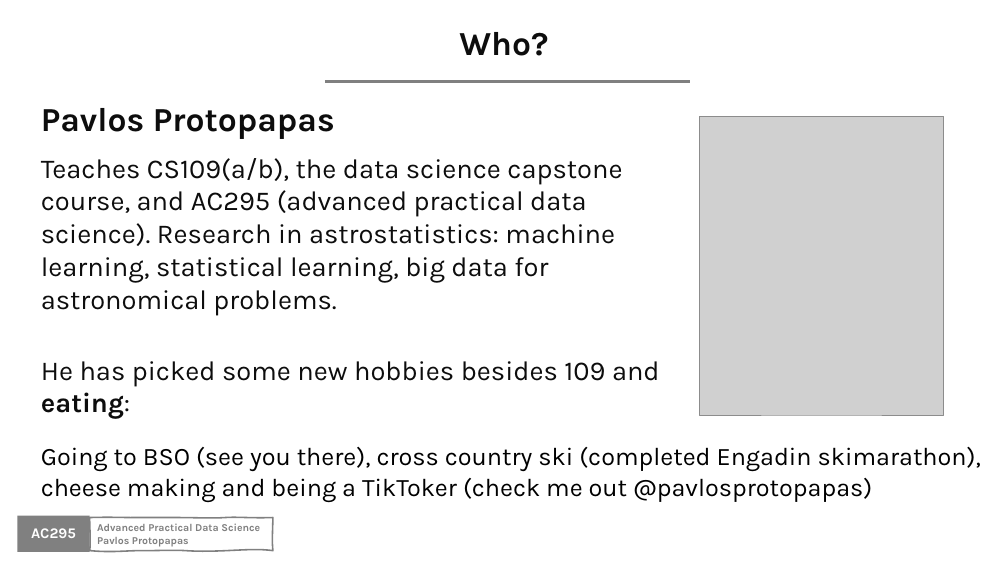
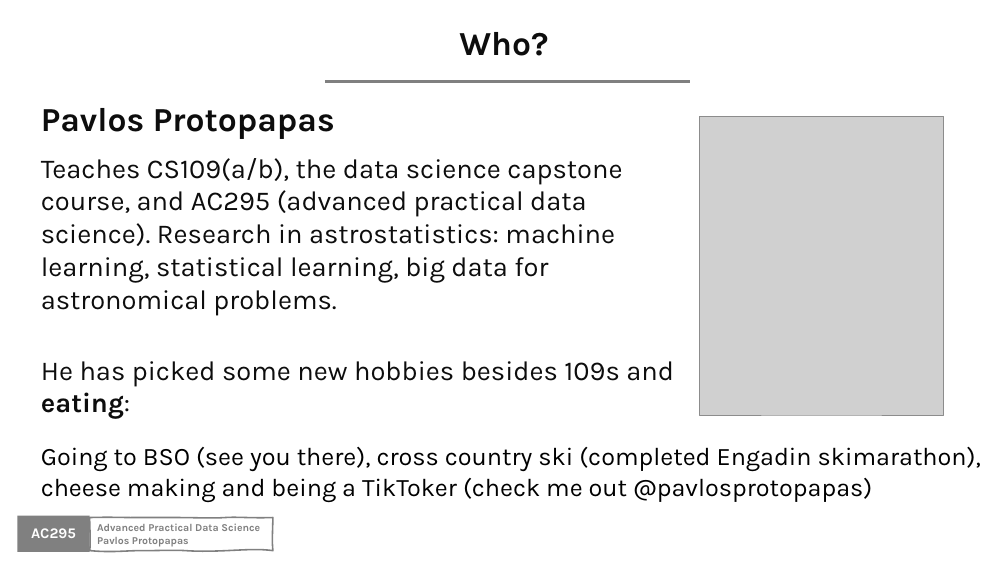
Before and after one commit to Harvard-IACS/2020-AC295, a slide deck: slide 9 of content/lectures/lecture1/presentation/lecture1.pptx. Drawn at 1008x567 pixels with LibreOffice and Linux fonts; fonts in the diff are those of the drawing; grey boxes stand for pictures; background and template pictures are left out. Boxes give left, top, right and bottom in pixels: in the first picture for what was removed or moved away, otherwise in the second. Text is boxed around its words. In the diff, an @@ line names an element or a change of style, - is before the commit and + after.

```diff
--- a/content/lectures/lecture1/presentation/lecture1.pptx
+++ b/content/lectures/lecture1/presentation/lecture1.pptx
@@ text at bbox=[41, 361, 674, 419]: text changed @@
-He has picked some new hobbies besides 109 and eating:
+He has picked some new hobbies besides 109s and eating:
```
Also in this commit, not shown: 1 other slide changed, 1 slide added.
